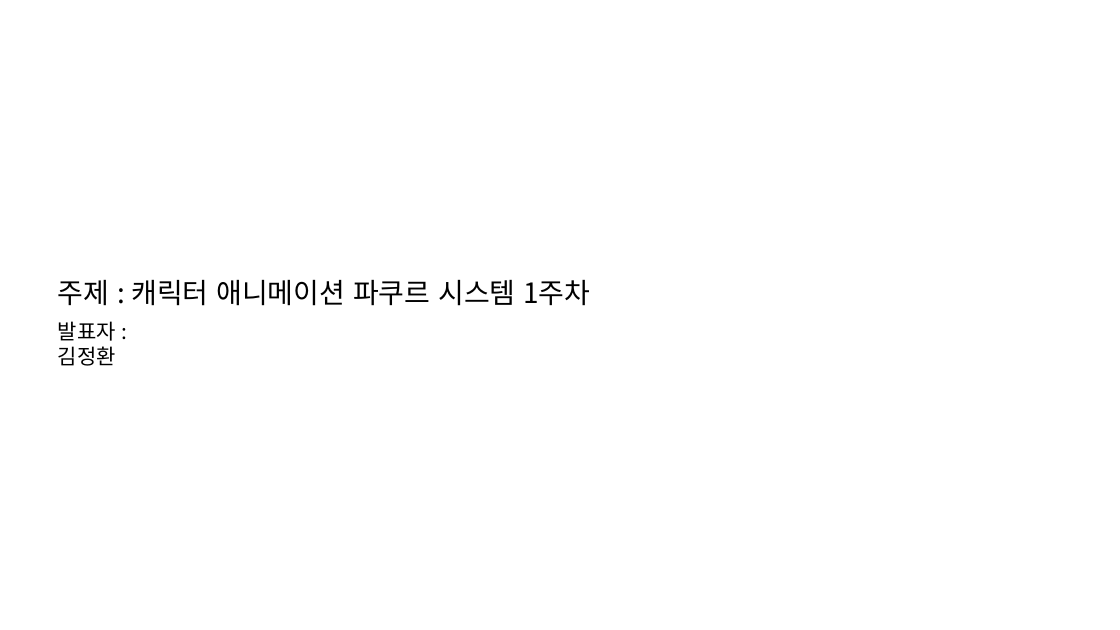
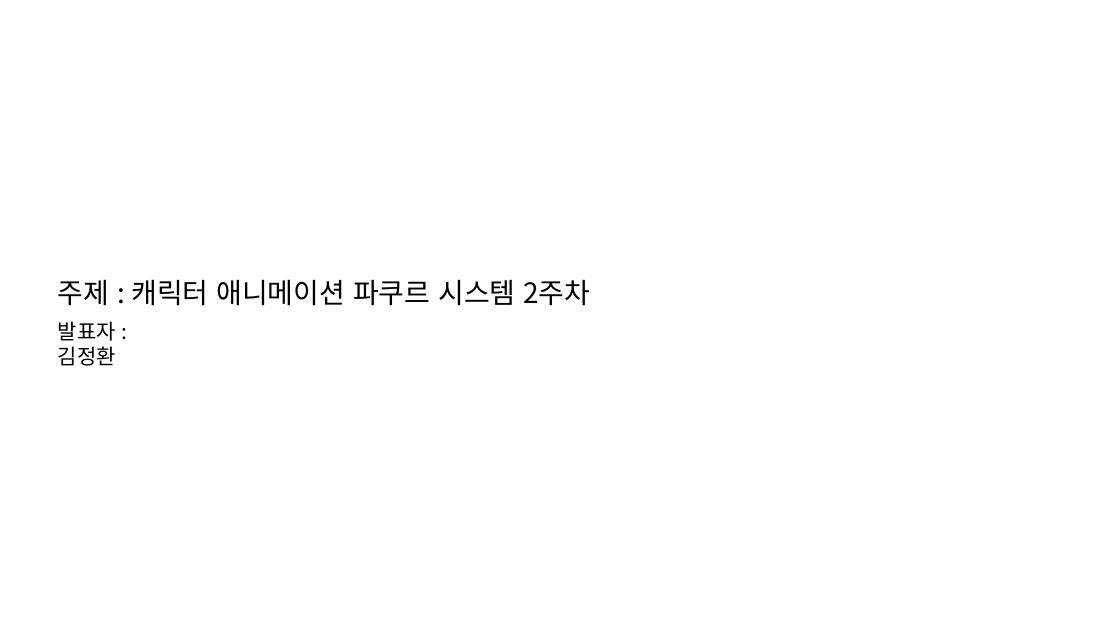
Before and after one commit to jhk0701/PA26-Character-Animation-Parkour, a slide deck: slide 1 of PPT/week2.pptx. Drawn at 1120x630 pixels with LibreOffice and Linux fonts; fonts in the diff are those of the drawing. Boxes give left, top, right and bottom in pixels: in the first picture for what was removed or moved away, otherwise in the second. Text is boxed around its words. In the diff, an @@ line names an element or a change of style, - is before the commit and + after.

```diff
--- a/PPT/week2.pptx
+++ b/PPT/week2.pptx
@@ text at [58, 279, 590, 306]: text changed @@
-주제 : 캐릭터 애니메이션 파쿠르 시스템 1주차
+주제 : 캐릭터 애니메이션 파쿠르 시스템 2주차
```
Also in this commit, not shown: 2 other slides changed, 12 other files.
